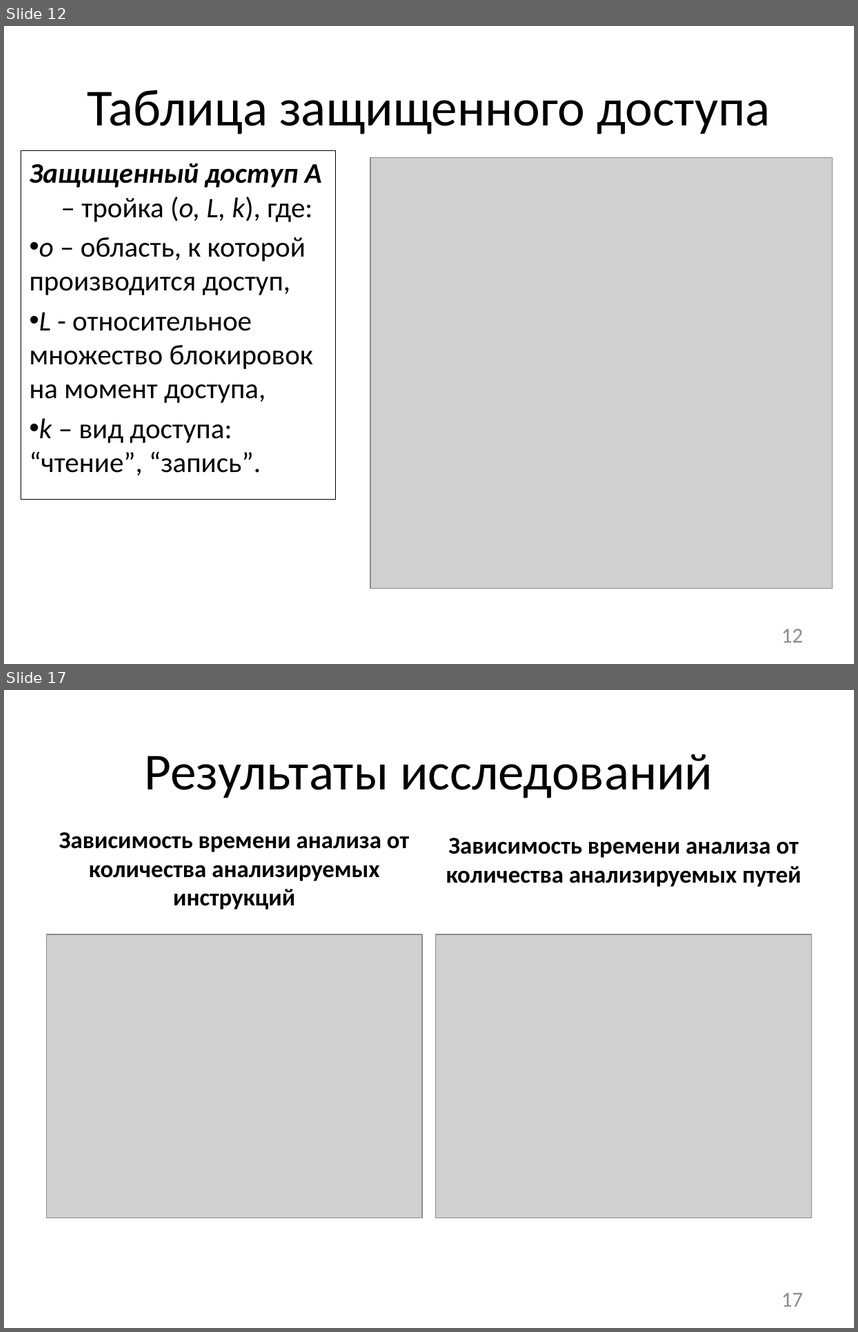
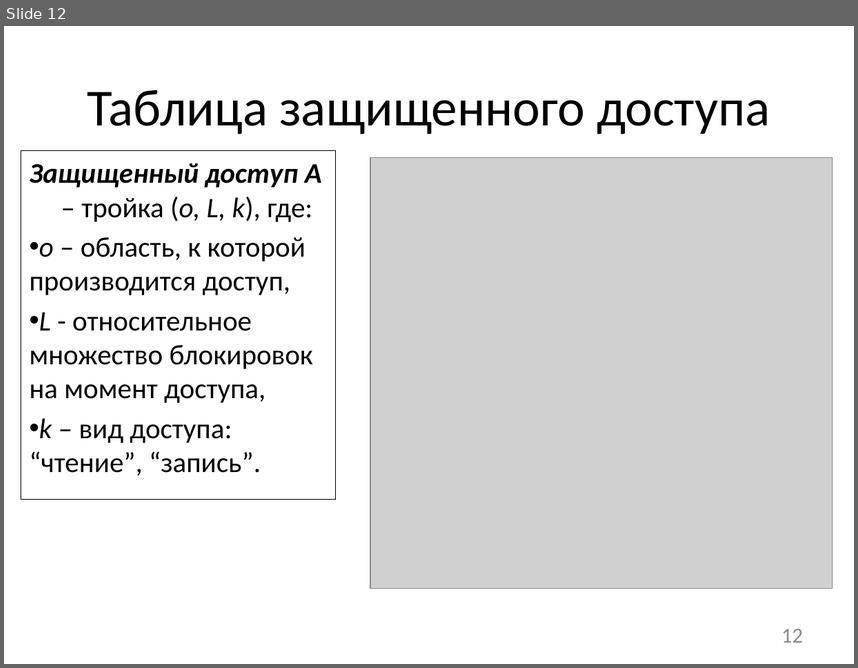
Before and after one commit to afrolovskiy/diplom, a slide deck: presentations/diplom/static race detection.pptx. Shown one above the other, each under a label of ours: slides 12 and 17 before the commit, slide 12 after it; the slides between them are not shown. The pictures are 858x1332 and 858x668 pixels, drawn with LibreOffice and Linux fonts; fonts in the diff are those of the drawing; grey boxes stand for pictures. Boxes give left, top, right and bottom in pixels: in the first picture for what was removed or moved away, otherwise in the second. Text is boxed around its words. In the diff, an @@ line names an element or a change of style, - is before the commit and + after.

```diff
--- a/presentations/diplom/static race detection.pptx
+++ b/presentations/diplom/static race detection.pptx
@@ slide 17 removed at [4,690,854,1328], background #FFFFFF @@
@@ title removed at [145,754,713,798] @@
-Результаты исследований
@@ text removed at [59,832,409,909] @@
-Зависимость времени анализа от количества анализируемых инструкций
@@ text removed at [446,838,802,887] @@
-Зависимость времени анализа от количества анализируемых путей
@@ picture removed at [47,934,422,1217] @@
@@ picture removed at [436,934,811,1217] @@
@@ page number removed at [782,1292,803,1306] @@
-17
```
Also in this commit, not shown: 8 slides changed, 1 other slide removed, 6 other files.
